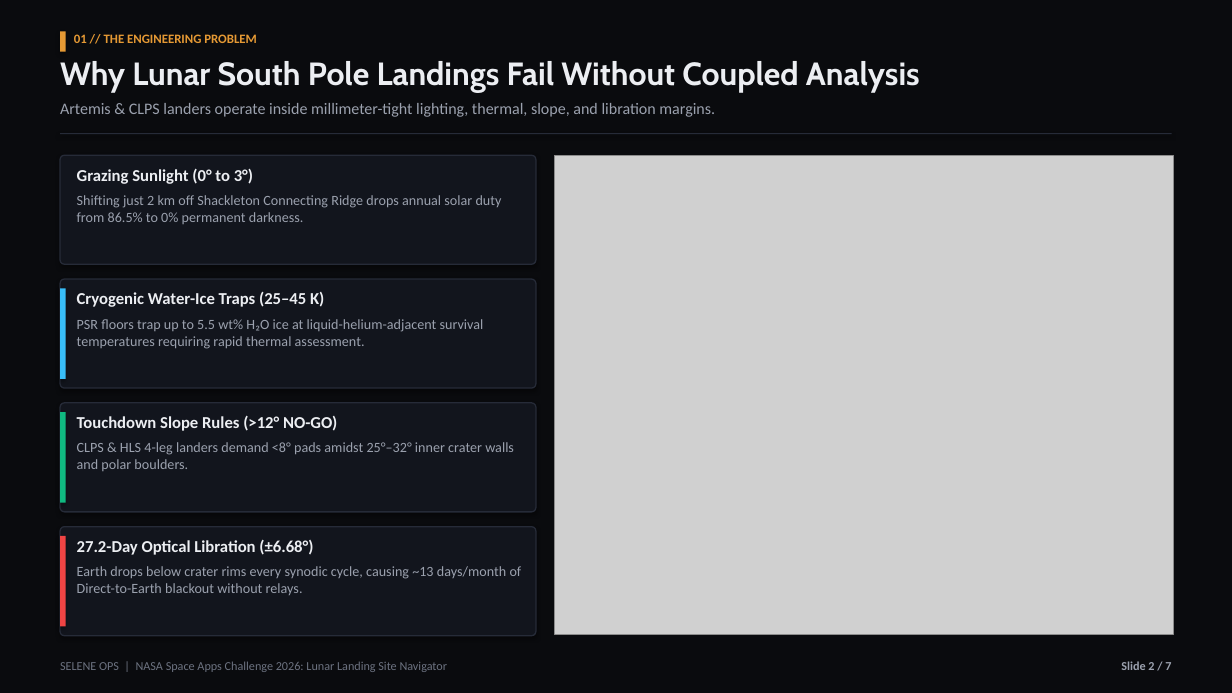
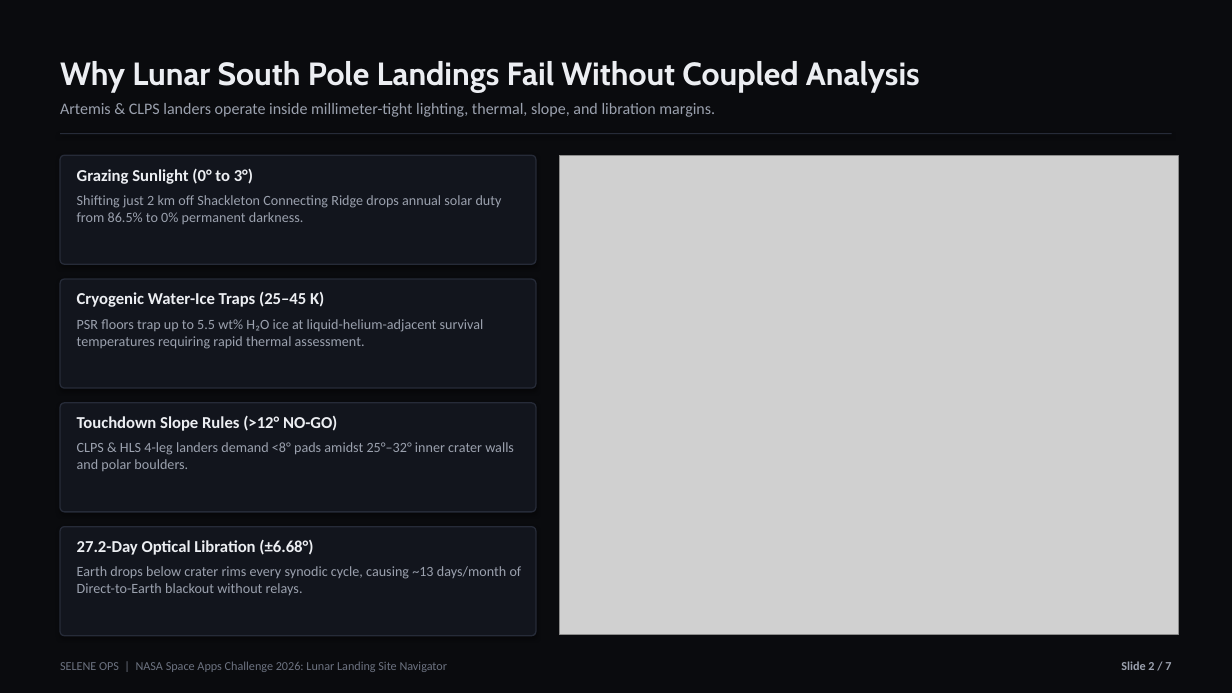
Before and after one commit to AryanBanker07/selene_ops, a slide deck: slide 2 of public/SELENE_OPS_SpaceApps_2026_Presentation.pptx. Drawn at 1232x693 pixels with LibreOffice and Linux fonts; fonts in the diff are those of the drawing; grey boxes stand for pictures. Boxes give left, top, right and bottom in pixels: in the first picture for what was removed or moved away, otherwise in the second. Text is boxed around its words. In the diff, an @@ line names an element or a change of style, - is before the commit and + after.

```diff
--- a/public/SELENE_OPS_SpaceApps_2026_Presentation.pptx
+++ b/public/SELENE_OPS_SpaceApps_2026_Presentation.pptx
@@ rectangle removed at (60, 31, 66, 52) @@
@@ text removed at (74, 34, 257, 43) @@
-01 // THE ENGINEERING PROBLEM
@@ picture: place and size @@
-picture at (555, 156, 1174, 635)
+picture at (559, 156, 1178, 635)
@@ rectangle removed at (60, 288, 66, 379) @@
@@ rectangle removed at (60, 412, 66, 503) @@
@@ rectangle removed at (60, 536, 66, 627) @@
```
Also in this commit, not shown: 5 other slides changed, 4 other files.
